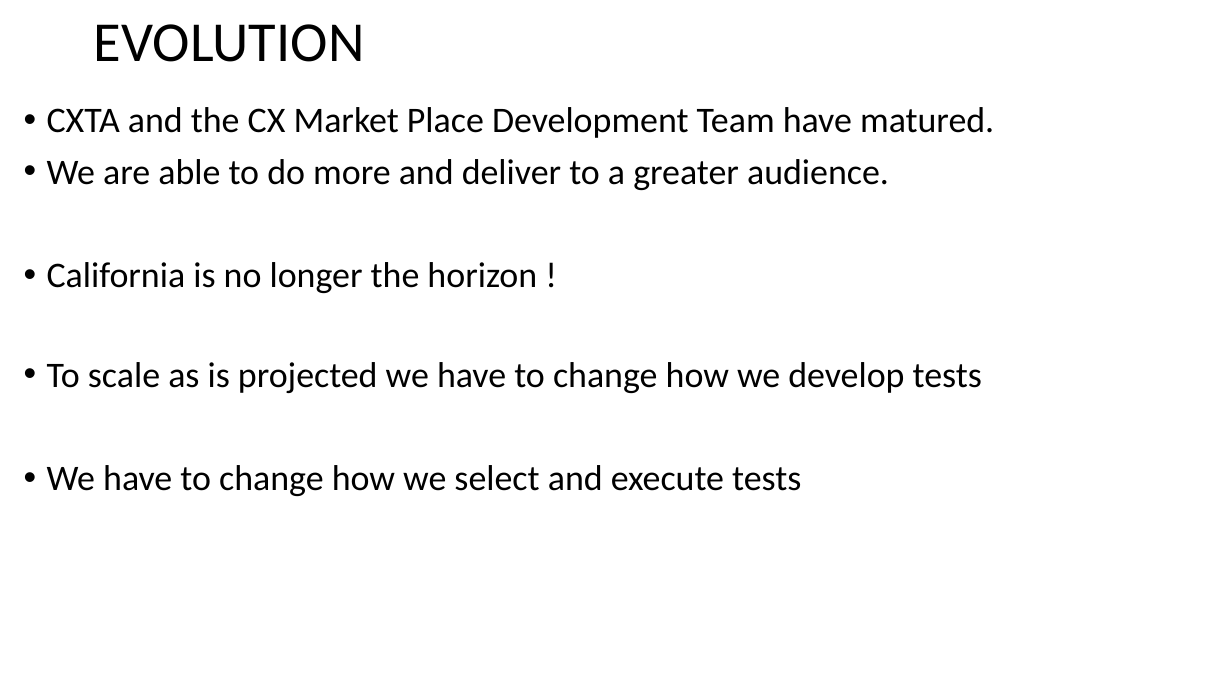
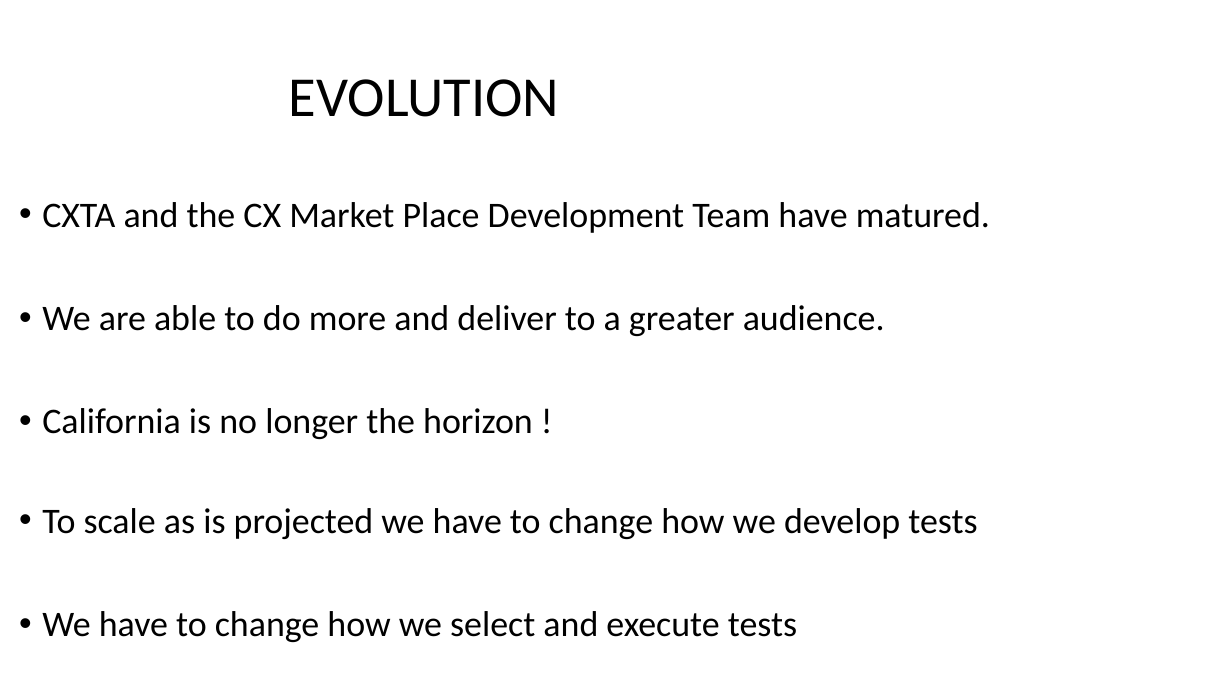
Before and after one commit to raghav9329/mainProf, a slide deck: slide 4 of CurrentWork_Delta/CX_StrategyPowerPoint.pptx. Drawn at 1232x693 pixels with LibreOffice and Linux fonts; fonts in the diff are those of the drawing. Boxes give left, top, right and bottom in pixels: in the first picture for what was removed or moved away, otherwise in the second. Text is boxed around its words. In the diff, an @@ line names an element or a change of style, - is before the commit and + after.

```diff
--- a/CurrentWork_Delta/CX_StrategyPowerPoint.pptx
+++ b/CurrentWork_Delta/CX_StrategyPowerPoint.pptx
@@ title "EVOLUTION": place and size @@
-title "EVOLUTION" at [94, 24, 364, 62]
+title "EVOLUTION" at [289, 79, 559, 117]
@@ title "EVOLUTION" at [289, 79, 559, 117]: alignment left to centre @@
@@ text "CXTA and the CX Market ..." rewrapped from [47, 107, 994, 496] to [42, 202, 990, 642] @@
```
Also in this commit, not shown: 4 other slides changed, 2 slides added, 2 slides removed.
